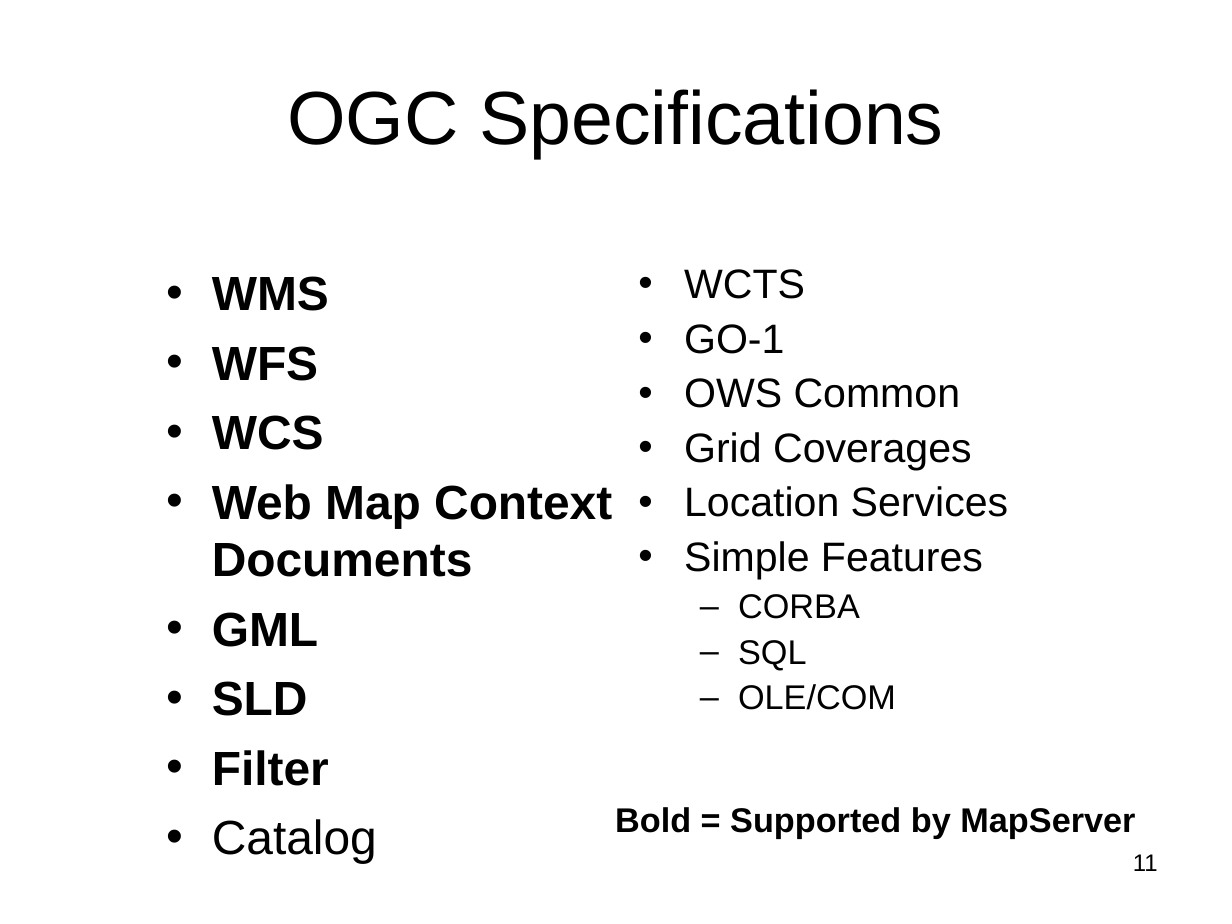
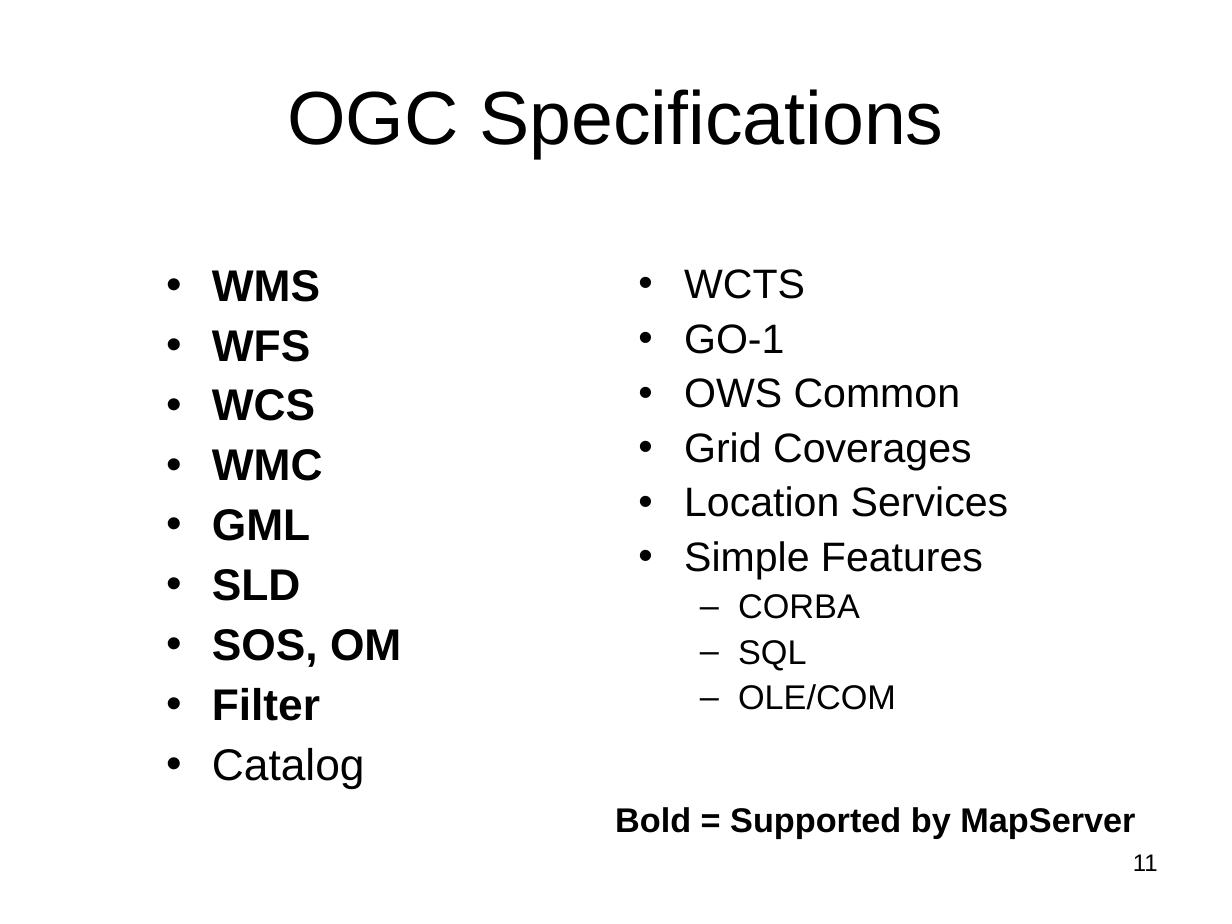
Before and after one commit to MapServer/ms-ogc-workshop, a slide deck: slide 11 of doc/ms_ogc_workshop.ppt. Drawn at 1232x924 pixels with LibreOffice and Linux fonts; fonts in the diff are those of the drawing. Boxes give left, top, right and bottom in pixels: in the first picture for what was removed or moved away, otherwise in the second. Text is boxed around its words. In the diff, an @@ line names an element or a change of style, - is before the commit and + after.

```diff
--- a/doc/ms_ogc_workshop.ppt
+++ b/doc/ms_ogc_workshop.ppt
@@ text at <box>212,270,365,788</box>: size 28 to 25.9 pt in "WMS", "WFS", "WCS", "GML" and 3 more places; line spacing 1 to 0.9 @@
@@ text at <box>212,449,323,481</box>: text changed; size 28 to 25.9 pt @@
-• Web Map Context Documents
+• WMC
@@ text at <box>212,629,401,667</box>: paragraph added @@
+• SOS, OM
```
Also in this commit, not shown: 6 other slides changed, 12 other files.
